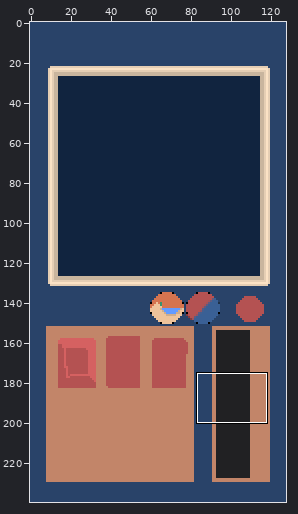
File history of a pixel-art file, Art/detail.aseprite. Above, an overview of the earlier version with the close-up marked.
Close-up. Earlier state:
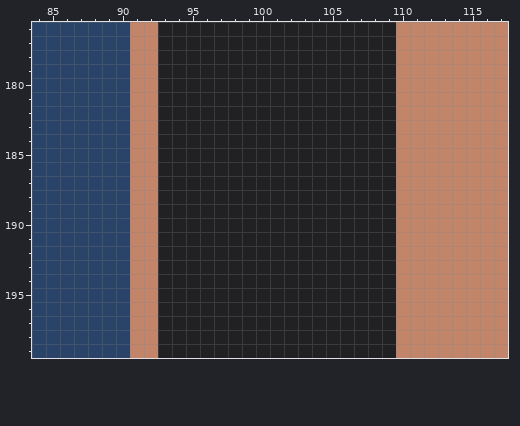
128x240 pixels, 1 frame. Colours within 5 levels of each other are drawn and written as one. Shown: x 84..117, y 176..199.
Once edited:
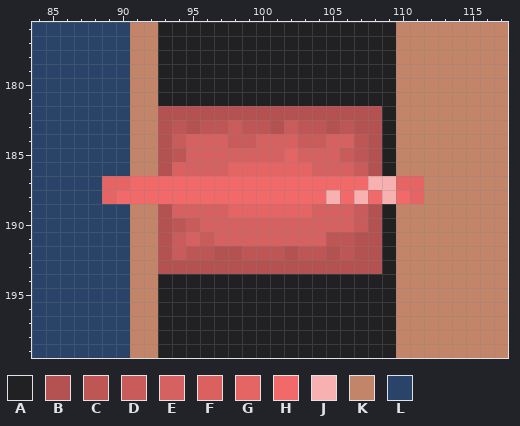
Palette (. is transparent): A #212123  B #b45252  C #bf5656  D #ca5b5b  E #d56161  F #db6161  G #e56565  H #f16969  J #f8b1b1  K #c28569  L #294369
Change:
y 182: x 93..108 AAAAAAAAAAAAAAAA -> BBBBBBBBBBBBBBBB
y 183: x 93..108 AAAAAAAAAAAAAAAA -> BCBCCDCCBDCCBCBB
y 184: x 93..108 AAAAAAAAAAAAAAAA -> BDEEEDDEEEDDEECB
y 185: x 93..108 AAAAAAAAAAAAAAAA -> BCEEEEEEEGEEEDCB
y 186: x 93..108 AAAAAAAAAAAAAAAA -> BFEEEGGGGGGEEEDB
y 187: x 89..111 LLKKAAAAAAAAAAAAAAAAAKK -> GGHHHHHHHHHHHHHHHHHJJGG
y 188: x 89..111 LLKKAAAAAAAAAAAAAAAAAKK -> GHHHHHHHHHHHHHHHJHJHJHG
y 189: x 93..108 AAAAAAAAAAAAAAAA -> BEEEEGGGGGGEEEDB
y 190: x 93..108 AAAAAAAAAAAAAAAA -> BCDEEEEEEEEEEEDB
y 191: x 93..108 AAAAAAAAAAAAAAAA -> BDEDEEEEEEEECCBB
y 192: x 93..108 AAAAAAAAAAAAAAAA -> BDCCBBCCCBCCBCBB
y 193: x 93..108 AAAAAAAAAAAAAAAA -> BBBBBBBBBBBBBBBB
Boxes around the changes in both close-ups, in picture pixels (x1, y1, x2, y2):
changed: (102, 106, 424, 274)
